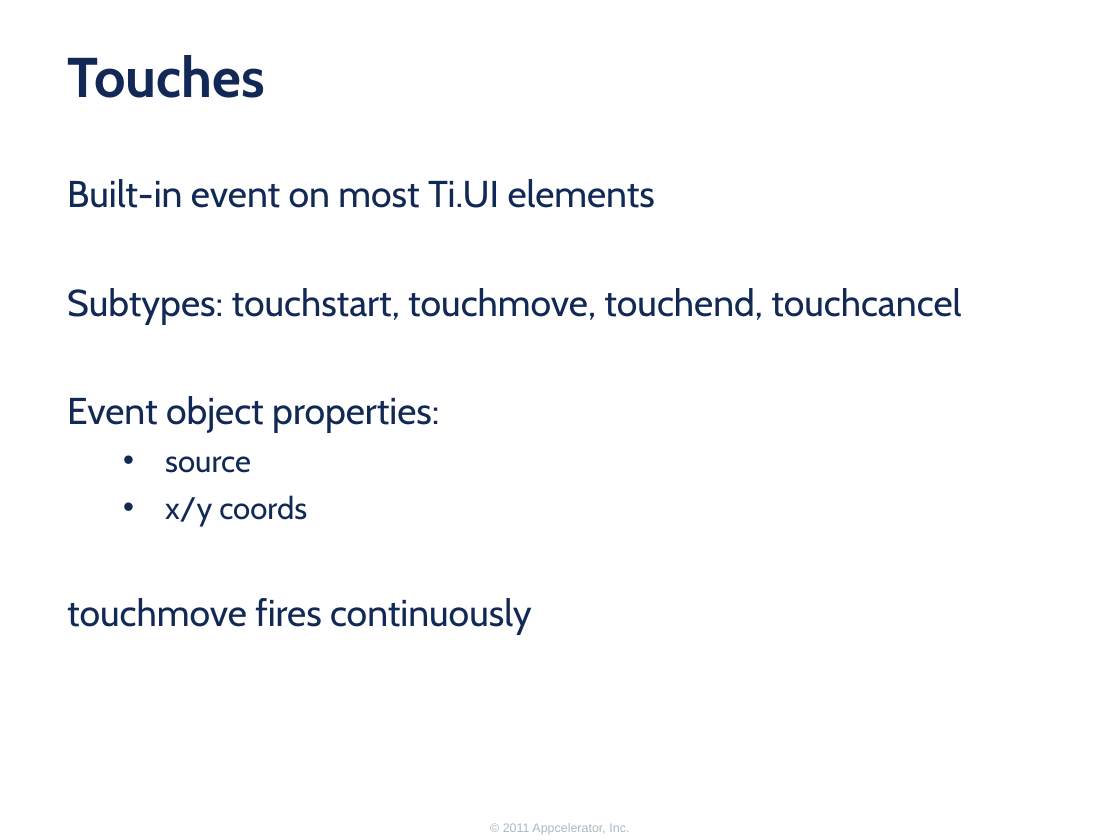
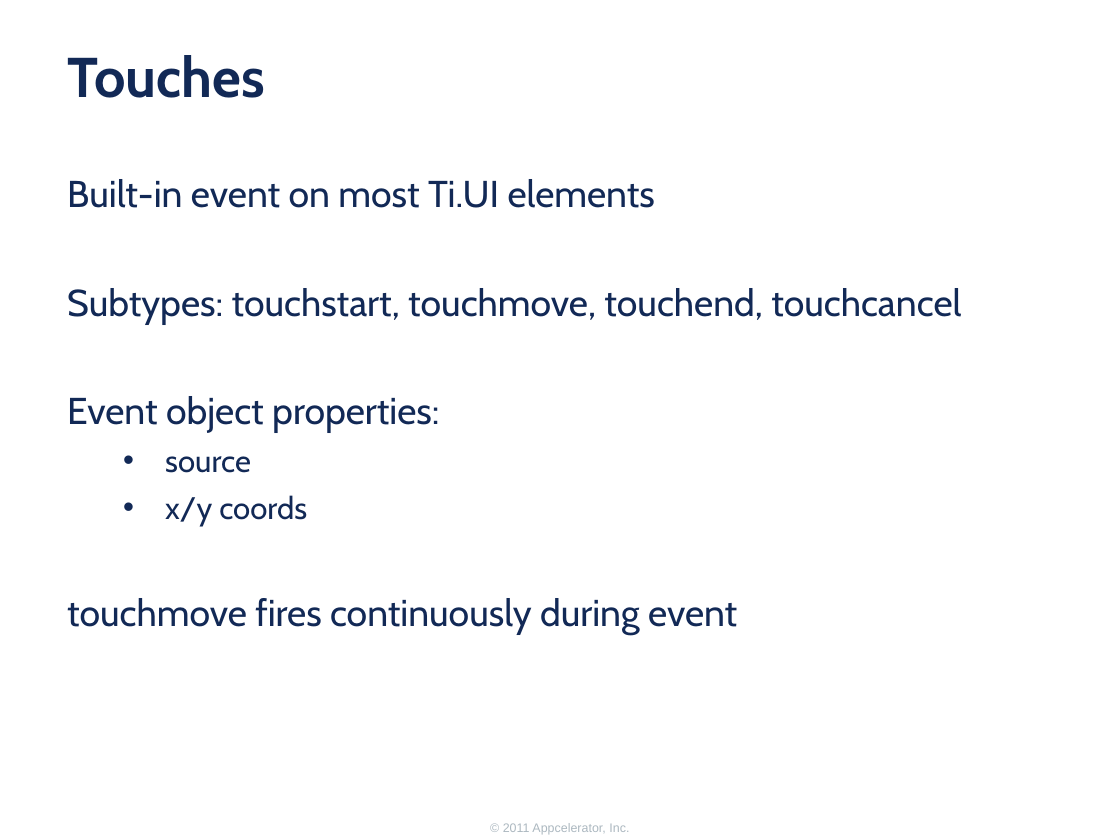
Before and after one commit to appcelerator-forks/appcelerator-training.tcmd_certification, a slide deck: slide 15 of 360/360.pptx (slide 16 before the commit). Drawn at 1120x840 pixels with LibreOffice and Linux fonts; fonts in the diff are those of the drawing; background and template pictures are left out. Boxes give left, top, right and bottom in pixels: in the first picture for what was removed or moved away, otherwise in the second. Text is boxed around its words. In the diff, an @@ line names an element or a change of style, - is before the commit and + after.

```diff
--- a/360/360.pptx
+++ b/360/360.pptx
@@ text at [67,598,737,634]: text changed @@
-touchmove fires continuously
+touchmove fires continuously during event
```
Also in this commit, not shown: 5 other slides changed, 1 slide removed.
